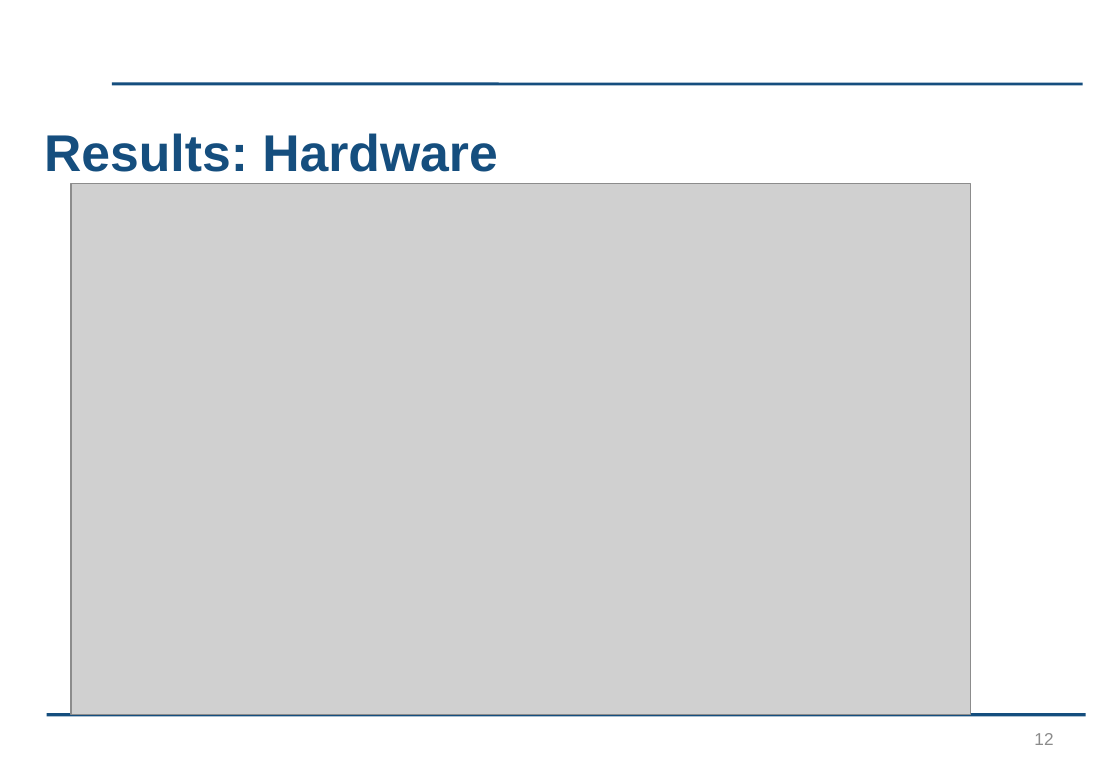
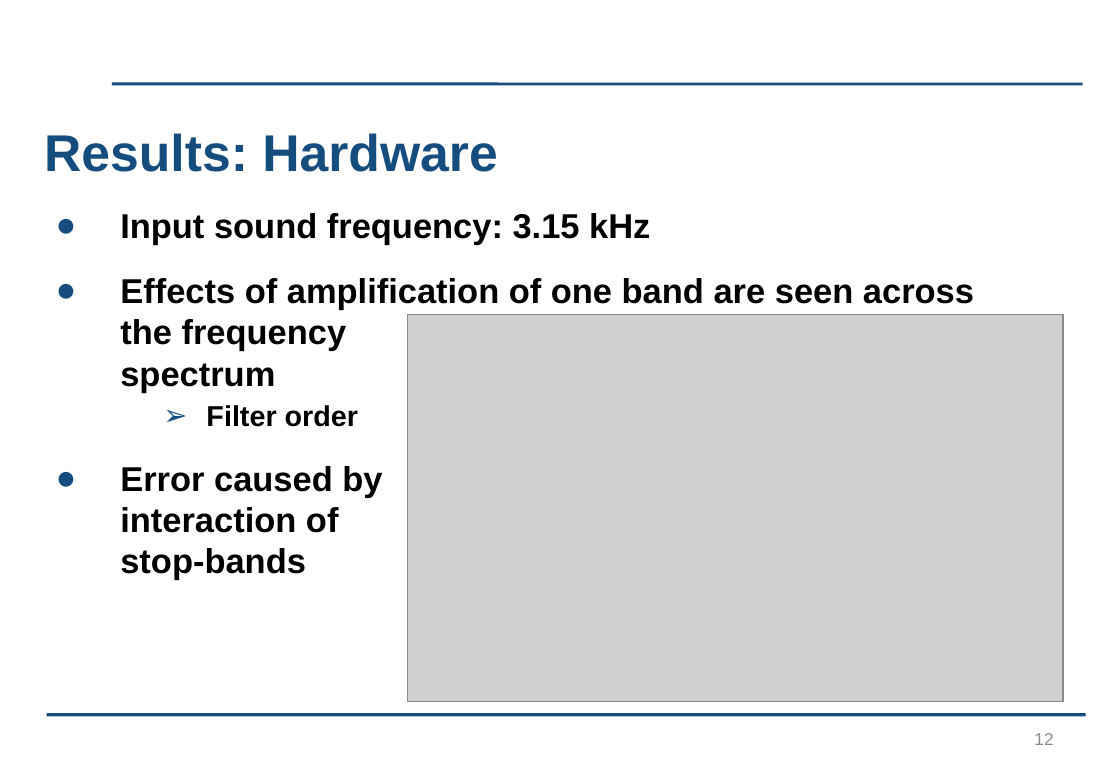
Before and after one commit to kayjayB/I_cant_hear_you, a slide deck: slide 12 of Presentation/Lab Project Presentation.pptx. Drawn at 1120x775 pixels with LibreOffice and Linux fonts; fonts in the diff are those of the drawing; grey boxes stand for pictures; background and template pictures are left out. Boxes give left, top, right and bottom in pixels: in the first picture for what was removed or moved away, otherwise in the second. Text is boxed around its words. In the diff, an @@ line names an element or a change of style, - is before the commit and + after.

```diff
--- a/Presentation/Lab Project Presentation.pptx
+++ b/Presentation/Lab Project Presentation.pptx
@@ text added at <box>120,213,974,580</box>, 24 pt, text #000000, bold @@
+● Input sound frequency: 3.15 kHz
+● Effects of amplification of one band are seen across the frequency spectrum
+  ➢ Filter order
+● Error caused by interaction of stop-bands
@@ picture: place and size @@
-picture at <box>71,184,971,716</box>
+picture at <box>407,314,1063,702</box>
```
Also in this commit, not shown: 5 other slides changed, 1 slide added.
